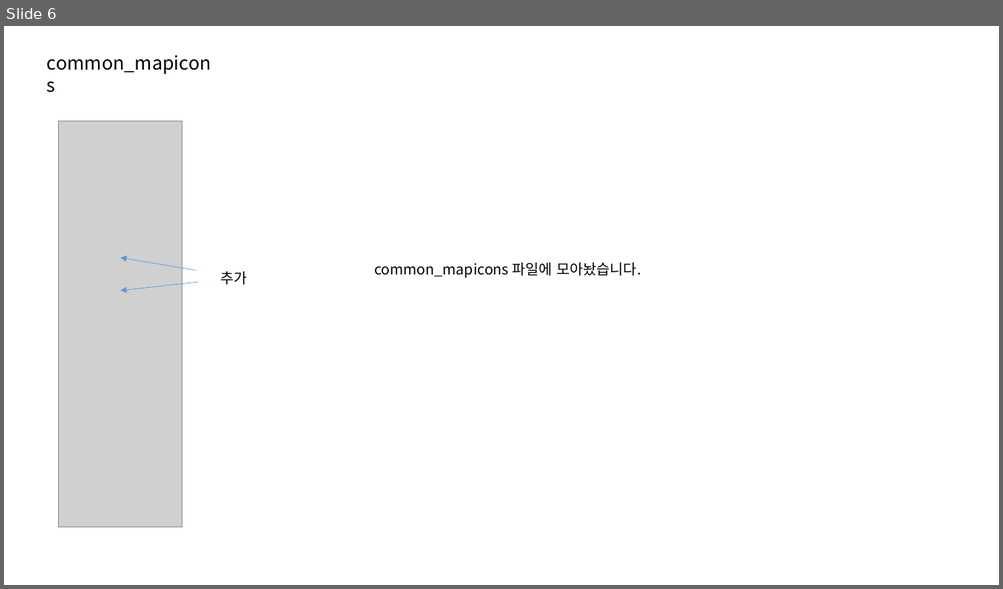
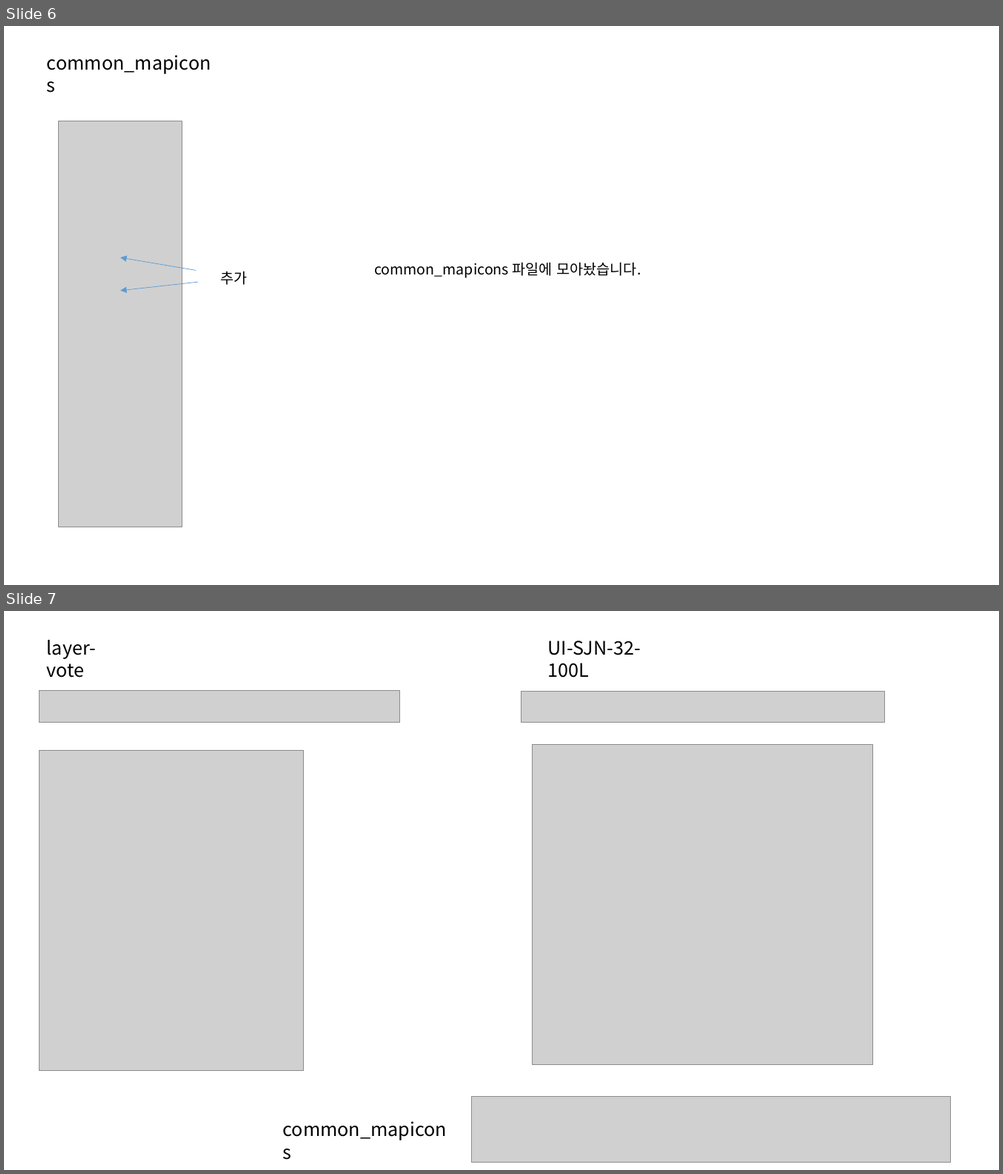
Before and after one commit to jeoungGyy/sejong, a slide deck: ppt/04-03.pptx. Shown one above the other, each under a label of ours: slide 6 before the commit, slides 6 and 7 after it. The pictures are 1003x589 and 1003x1174 pixels, drawn with LibreOffice and Linux fonts; fonts in the diff are those of the drawing; grey boxes stand for pictures. Boxes give left, top, right and bottom in pixels: in the first picture for what was removed or moved away, otherwise in the second. Text is boxed around its words. In the diff, an @@ line names an element or a change of style, - is before the commit and + after.

```diff
--- a/ppt/04-03.pptx
+++ b/ppt/04-03.pptx
@@ slide 7 added at box(4, 611, 999, 1170), background #FFFFFF @@
@@ text added at box(47, 640, 96, 678), 18 pt, text #000000 @@
+layer-vote
@@ text added at box(548, 641, 641, 678), 18 pt, text #000000 @@
+UI-SJN-32-100L
@@ picture added at box(40, 691, 399, 723) @@
@@ picture added at box(521, 692, 885, 723) @@
@@ picture added at box(40, 751, 303, 1071) @@
@@ picture added at box(532, 744, 873, 1065) @@
@@ picture added at box(472, 1097, 950, 1163) @@
@@ text added at box(283, 1122, 447, 1141), 18 pt, text #000000 @@
+common_mapicons
```
Also in this commit, not shown: 10 other slides added, 14 other files.
